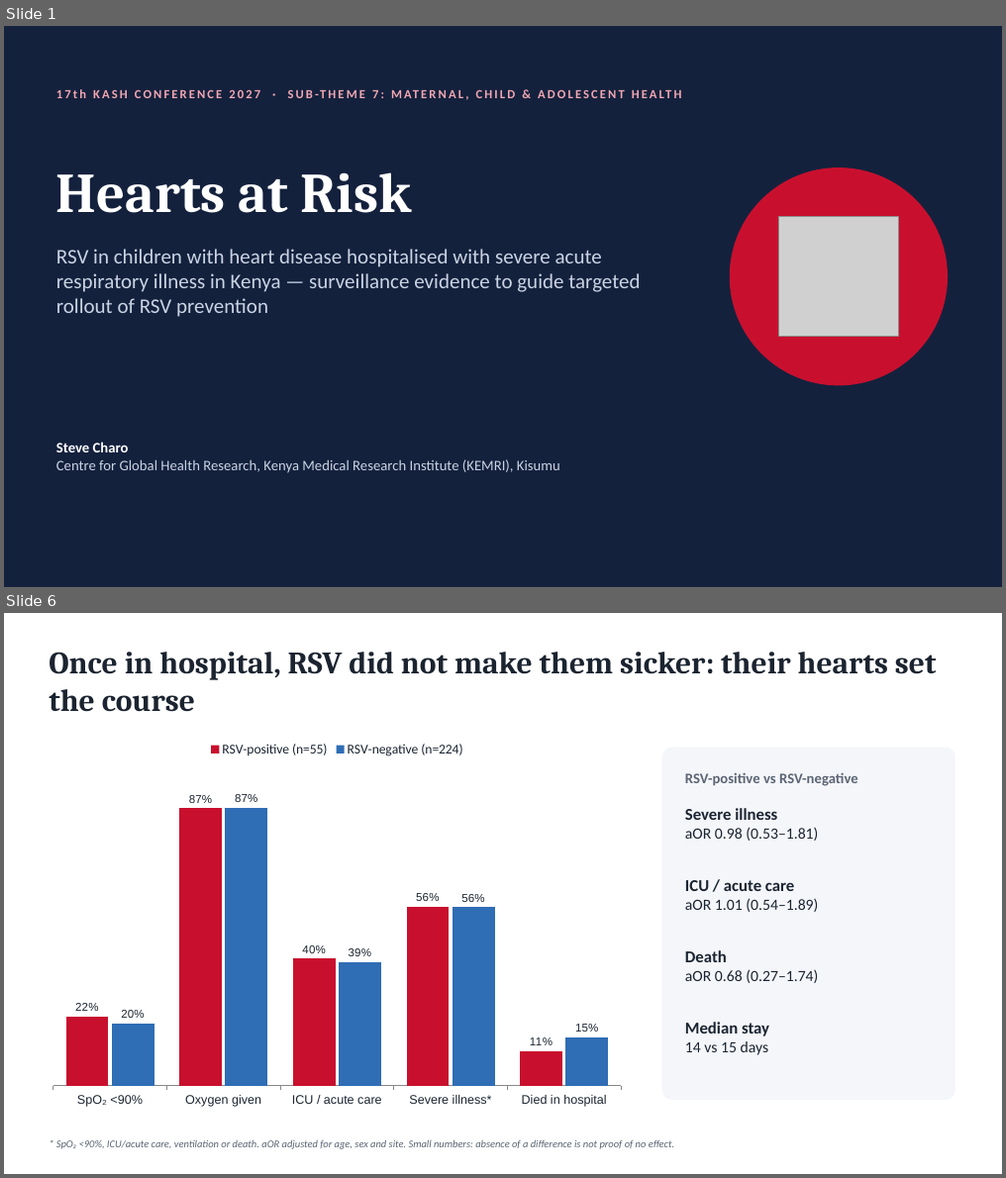
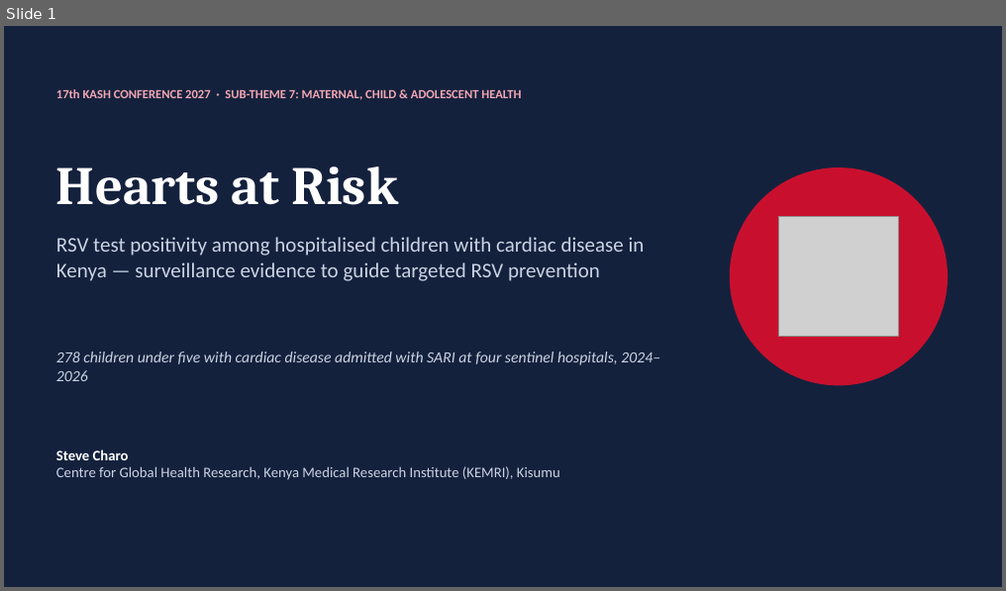
Before and after one commit to Fludevs-hub/RSV-Cardiac-Analysis, a slide deck: Abstract write up/RSV_Hearts_at_Risk.pptx. Shown one above the other, each under a label of ours: slides 1 and 6 before the commit, slide 1 after it; the slides between them are not shown. The pictures are 1006x1178 and 1006x591 pixels, drawn with LibreOffice and Linux fonts; fonts in the diff are those of the drawing; grey boxes stand for pictures. Boxes give left, top, right and bottom in pixels: in the first picture for what was removed or moved away, otherwise in the second. Text is boxed around its words. In the diff, an @@ line names an element or a change of style, - is before the commit and + after.

```diff
--- a/Abstract write up/RSV_Hearts_at_Risk.pptx
+++ b/Abstract write up/RSV_Hearts_at_Risk.pptx
@@ slide 6 removed at bbox=[4, 613, 1002, 1174], background #FFFFFF @@
@@ text removed at bbox=[49, 652, 937, 712] @@
-Once in hospital, RSV did not make them sicker: their hearts set the course
@@ column chart removed at bbox=[42, 733, 633, 1115] @@
-categories: SpO₂ <90%, Oxygen given, ICU / acute care, Severe illness*, Died in hospital
-RSV-positive (n=55): 22, 87, 40, 56, 11
-RSV-negative (n=224): 20, 87, 39, 56, 15
@@ rounded rectangle removed at bbox=[662, 748, 954, 1100] @@
@@ text removed at bbox=[685, 772, 858, 786] @@
-RSV-positive vs RSV-negative
@@ text removed at bbox=[685, 808, 818, 841] @@
-Severe illness
-aOR 0.98 (0.53–1.81)
@@ text removed at bbox=[685, 880, 818, 912] @@
-ICU / acute care
-aOR 1.01 (0.54–1.89)
@@ text removed at bbox=[685, 951, 818, 983] @@
-Death
-aOR 0.68 (0.27–1.74)
@@ text removed at bbox=[685, 1022, 769, 1056] @@
-Median stay
-14 vs 15 days
@@ text removed at bbox=[56, 1140, 674, 1150] @@
-* SpO₂ <90%, ICU/acute care, ventilation or death. aOR adjusted for age, sex and site. Small numbers: absence of a difference is not proof of no effect.
@@ slide 1 changed as well @@
@@ text "17th KASH CONFERENCE 2027 · ..." at bbox=[56, 89, 521, 100]: letter spacing 2 to 0 pt @@
@@ text "Hearts at Risk" at bbox=[56, 167, 398, 205]: size 54 to 52 pt @@
@@ text at bbox=[56, 237, 645, 281]: text changed @@
-RSV in children with heart disease hospitalised with severe acute respiratory illness in Kenya — surveillance evidence to guide targeted rollout of RSV prevention
+RSV test positivity among hospitalised children with cardiac disease in Kenya — surveillance evidence to guide targeted RSV prevention
@@ text added at bbox=[56, 352, 660, 381], 15 pt, text #C9D3E3, italic @@
+278 children under five with cardiac disease admitted with SARI at four sentinel hospitals, 2024–2026
@@ text "Steve Charo": place and size @@
-text "Steve Charo" at bbox=[56, 442, 560, 473]
+text "Steve Charo" at bbox=[56, 450, 560, 480]
```
Also in this commit, not shown: 5 other slides changed, 6 slides added, 4 other slides removed, 4 other files.
